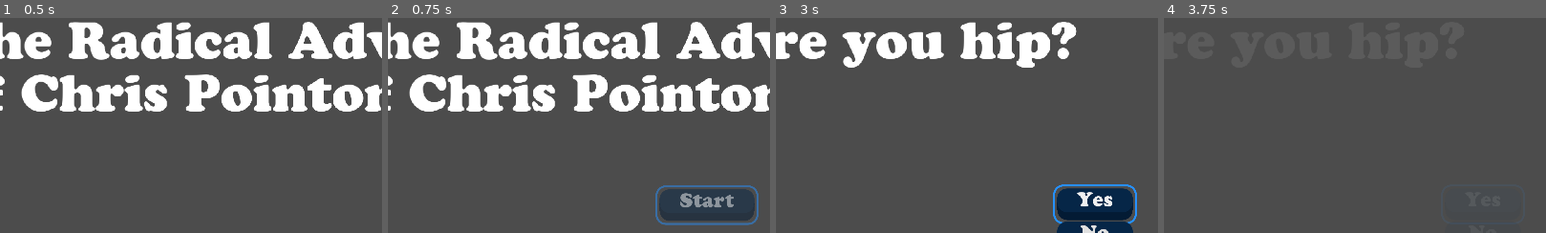
Above: before the commit, frames 1-4 (left to right).
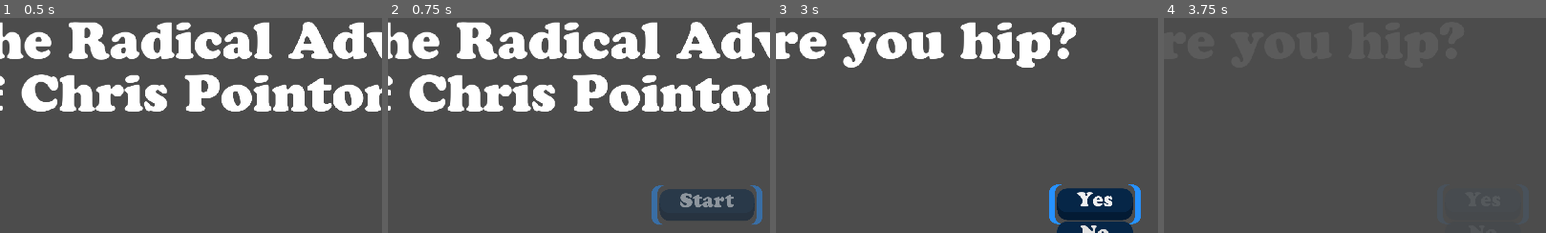
Above: after the commit, the same moments.

Repository: proximadams/The-Radical-Adventures-of-Chris-Pointon
Game: Godot game, scene res://scenes/TitleScreen.tscn
The game is run twice, just before and just after one commit, with the same random seed, the same clock (stepped at 60 frames per second) and the same inputs.
Inputs (mouse positions are % of the whole screen's width and height, from its top left):
- Up to frame 1 (0.5 s): no input
- Up to frame 2 (0.75 s): move the mouse to (72, 45) at 0.52 s; hold D (move_right) from 0.53 s (still down); hold Down (shift_crouch) from 0.53 s (still down)
- Up to frame 3 (3 s): tap Up (shift_jump) at 0.77, 2.27 s; release D (move_right) at 1.25 s; release Down (shift_crouch) at 1.25 s; click "Start" at 1.25 s; move the mouse to (30, 55) at 2.02 s; hold S (move_down) 2.03-2.78 s; tap Down (shift_crouch) at 2.1 s; move the mouse to (60, 28) at 2.77 s; hold D (move_right) from 2.78 s (still down); hold Down (shift_crouch) from 2.78 s (still down)
- Up to frame 4 (3.75 s): release D (move_right) at 3.5 s; release Down (shift_crouch) at 3.5 s; click "Yes" at 3.5 s
The pictures show only the part of the screen within x 8-58%, y 19-69%; the shares and areas given below are measured in that part.

Frame 1 is identical in both runs. In frame 2, 1.0% of the frame differs, in the area x 69-98%, y 77-97%; in frame 3, 0.7%; in frame 4, less than 0.1%.

Commit message:
changed button focus theme

Diff:
--- a/styles/GeneralButton.tres
+++ b/styles/GeneralButton.tres
@@ -13,17 +13,15 @@
 content_margin_bottom = 20.0
 bg_color = Color( 0, 0.356863, 0.721569, 1 )
 draw_center = false
-border_width_left = 5
-border_width_top = 5
-border_width_right = 5
-border_width_bottom = 5
+border_width_left = 15
+border_width_right = 15
 border_color = Color( 0.14902, 0.568627, 1, 1 )
-corner_radius_top_left = 25
-corner_radius_top_right = 25
-corner_radius_bottom_right = 25
-corner_radius_bottom_left = 25
-expand_margin_left = 10.0
-expand_margin_right = 10.0
+corner_radius_top_left = 20
+corner_radius_top_right = 20
+corner_radius_bottom_right = 20
+corner_radius_bottom_left = 20
+expand_margin_left = 20.0
+expand_margin_right = 20.0
 expand_margin_top = 10.0
 expand_margin_bottom = 10.0
 
